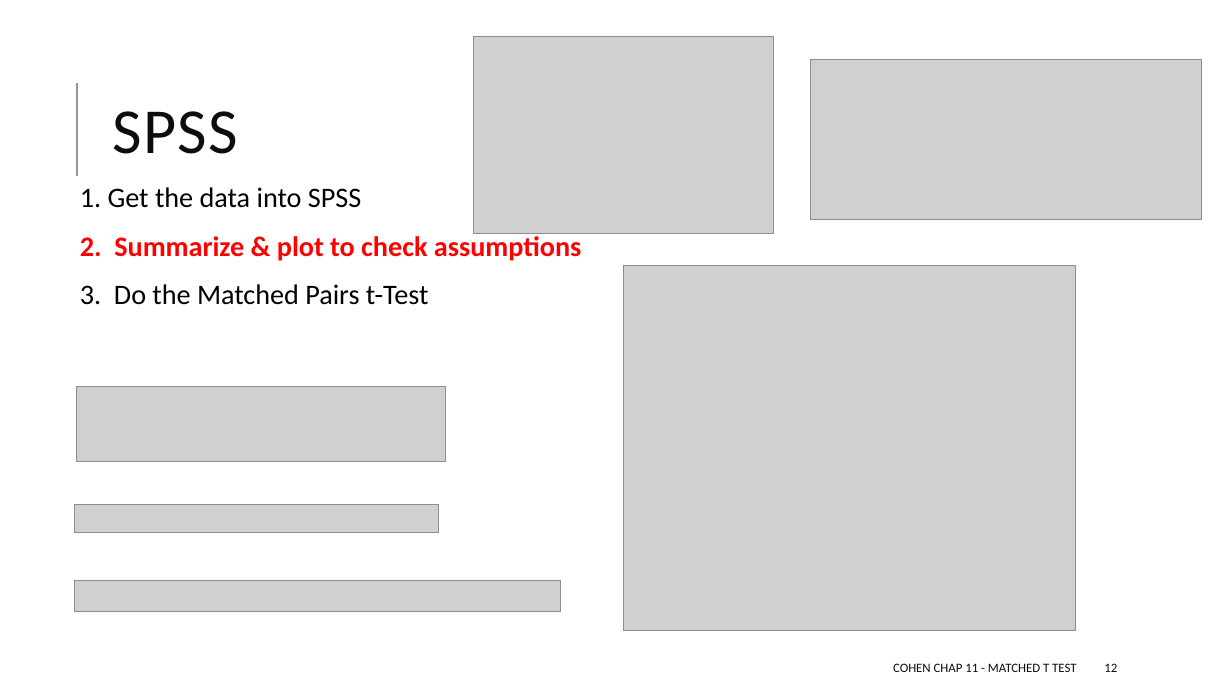
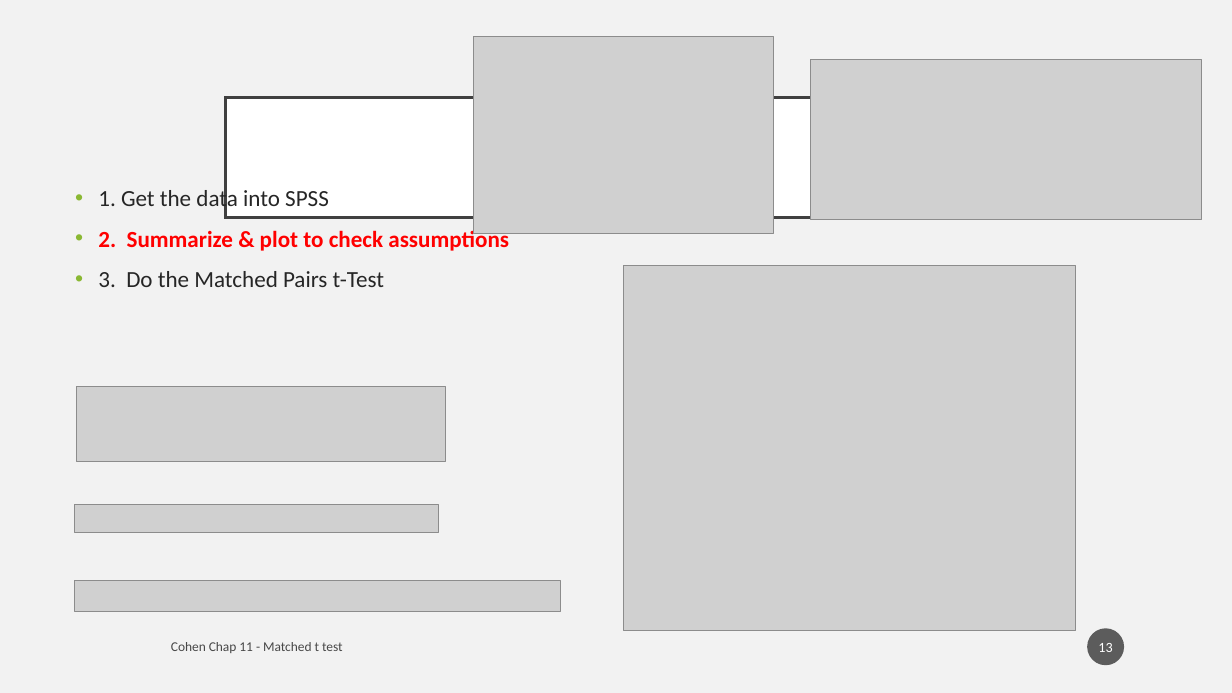
Before and after one commit to TysonStanley/EDUC-6600, a slide deck: slide 13 of old/Cohen chap 11 Matched t Test (screen).pptx (slide 12 before the commit). Drawn at 1232x693 pixels with LibreOffice and Linux fonts; fonts in the diff are those of the drawing; grey boxes stand for pictures. Boxes give left, top, right and bottom in pixels: in the first picture for what was removed or moved away, otherwise in the second. Text is boxed around its words. In the diff, an @@ line names an element or a change of style, - is before the commit and + after.

```diff
--- a/old/Cohen chap 11 Matched t Test (screen).pptx
+++ b/old/Cohen chap 11 Matched t Test (screen).pptx
@@ background #FFFFFF to #F2F2F2 @@
@@ line removed from (77, 176) to (77, 83) @@
@@ title removed at bbox=[113, 111, 238, 154] @@
-SPSS
@@ title added at bbox=[226, 97, 1006, 217], fill #FFFFFF, outline #404040 2.5 pt @@
@@ text "1. Get the data into ..." at bbox=[98, 186, 509, 287]: size 22 to 18 pt; text colour #000000 to #262626 in "1. Get the data into SPSS", "3. Do the Matched Pairs t-Test"; bullet   to •; line spacing 0.9 to 1; less space between paragraphs; bullet colour #969696 to #8AB833 @@
@@ page number added at bbox=[1088, 628, 1125, 665], fill #1D1D1D at 70% opacity, 11 pt, text #FFFFFF @@
+13
@@ text at bbox=[171, 642, 343, 653]: text changed; size 10 to 10.5 pt; text colour #0D0D0D to #000000 at 70% opacity @@
-COHEN CHAP 11 - MATCHED T TEST
+Cohen Chap 11 - Matched t test
@@ page number removed at bbox=[1104, 663, 1117, 672] @@
-12
```
Also in this commit, not shown: 18 other slides changed, 1 slide added, 2 other files.
